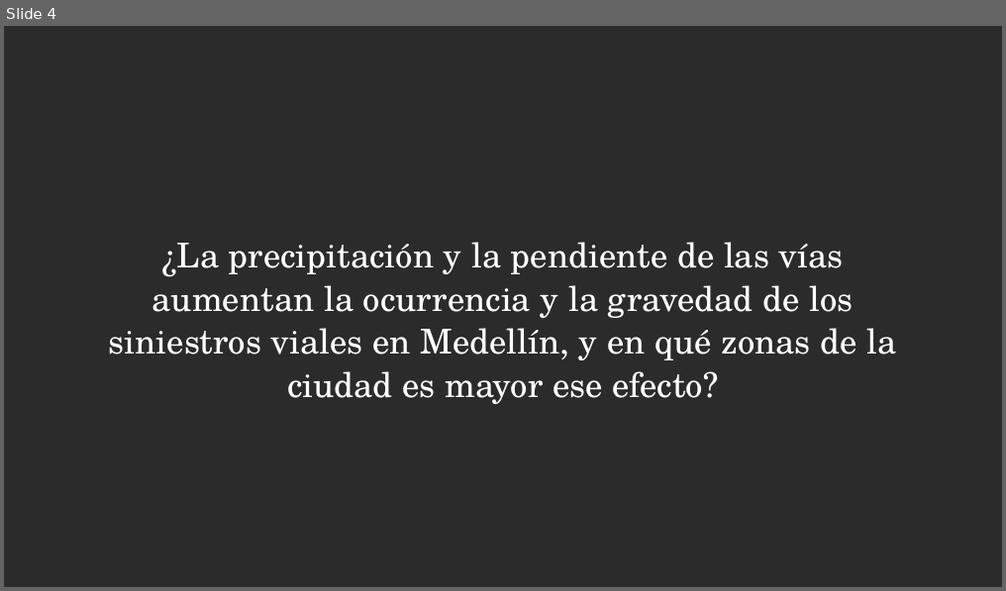
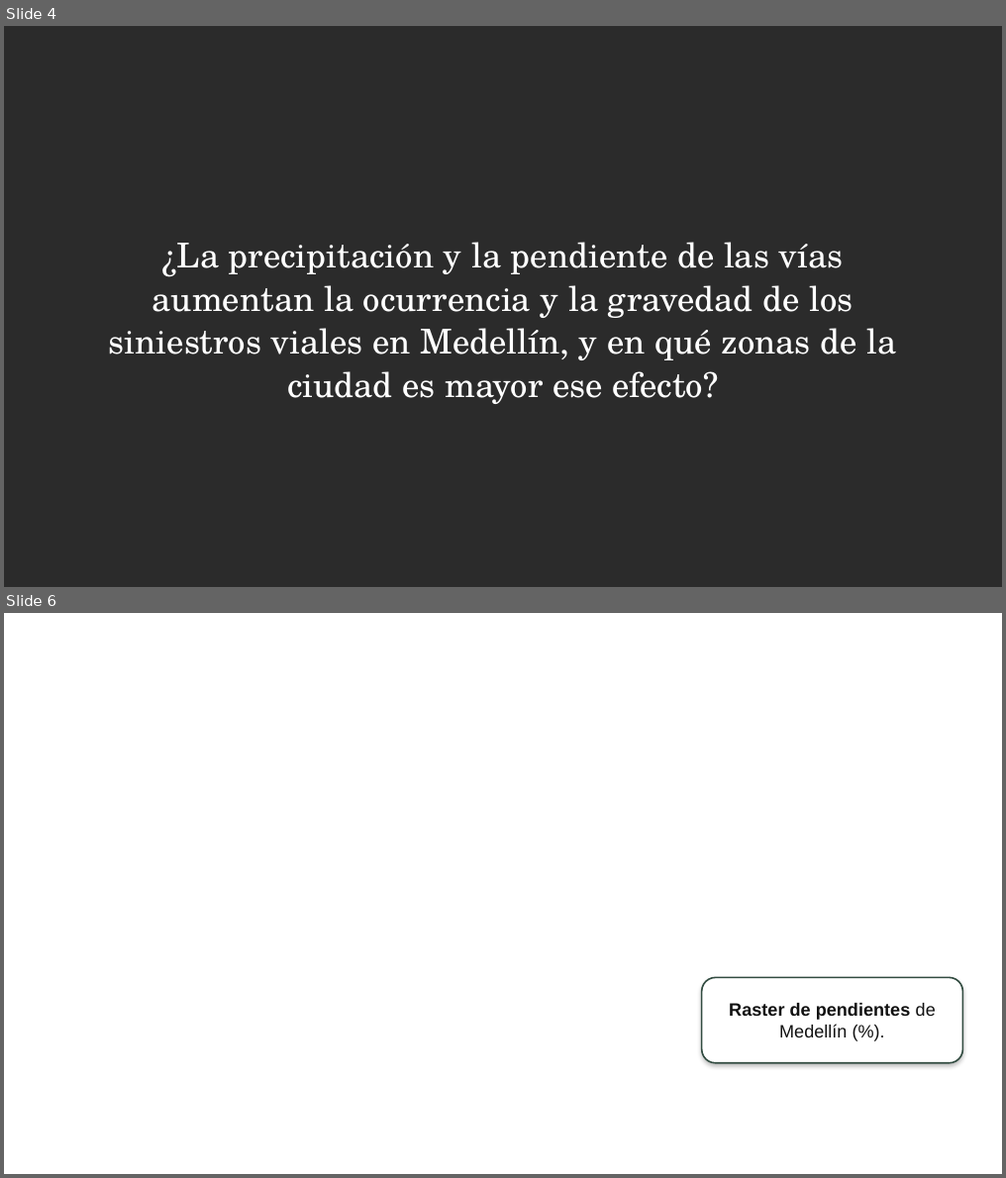
Before and after one commit to JyZ562/Analisis-Geoespacial_recipitacion-siniestralidad-medellin, a slide deck: presentacion/Precipitacion_y_Siniestralidad_Vial_en_Medellin.pptx. Shown one above the other, each under a label of ours: slide 4 before the commit, slides 4 and 6 after it; the slides between them are not shown. The pictures are 1006x591 and 1006x1178 pixels, drawn with LibreOffice and Linux fonts; fonts in the diff are those of the drawing; background and template pictures are left out; a plain dark background stands for a picture behind light text. Boxes give left, top, right and bottom in pixels: in the first picture for what was removed or moved away, otherwise in the second. Text is boxed around its words. In the diff, an @@ line names an element or a change of style, - is before the commit and + after.

```diff
--- a/presentacion/Precipitacion_y_Siniestralidad_Vial_en_Medellin.pptx
+++ b/presentacion/Precipitacion_y_Siniestralidad_Vial_en_Medellin.pptx
@@ slide 6 added at box(4, 613, 1002, 1174), background picture (left out) @@
@@ rounded rectangle added at box(702, 978, 962, 1063), fill #FFFFFF, outline #324C41 2 pt, 23 pt, text #111111, bold @@
+Raster de pendientes de Medellín (%).
```
Also in this commit, not shown: 1 slide removed, 1 other file.
